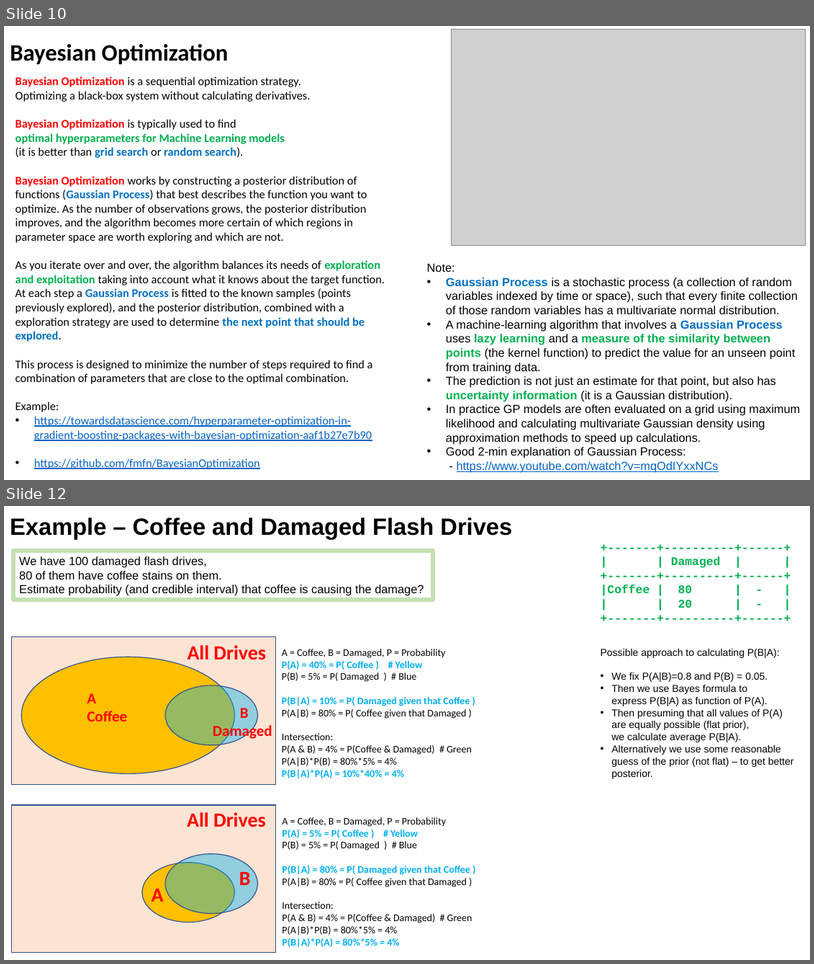
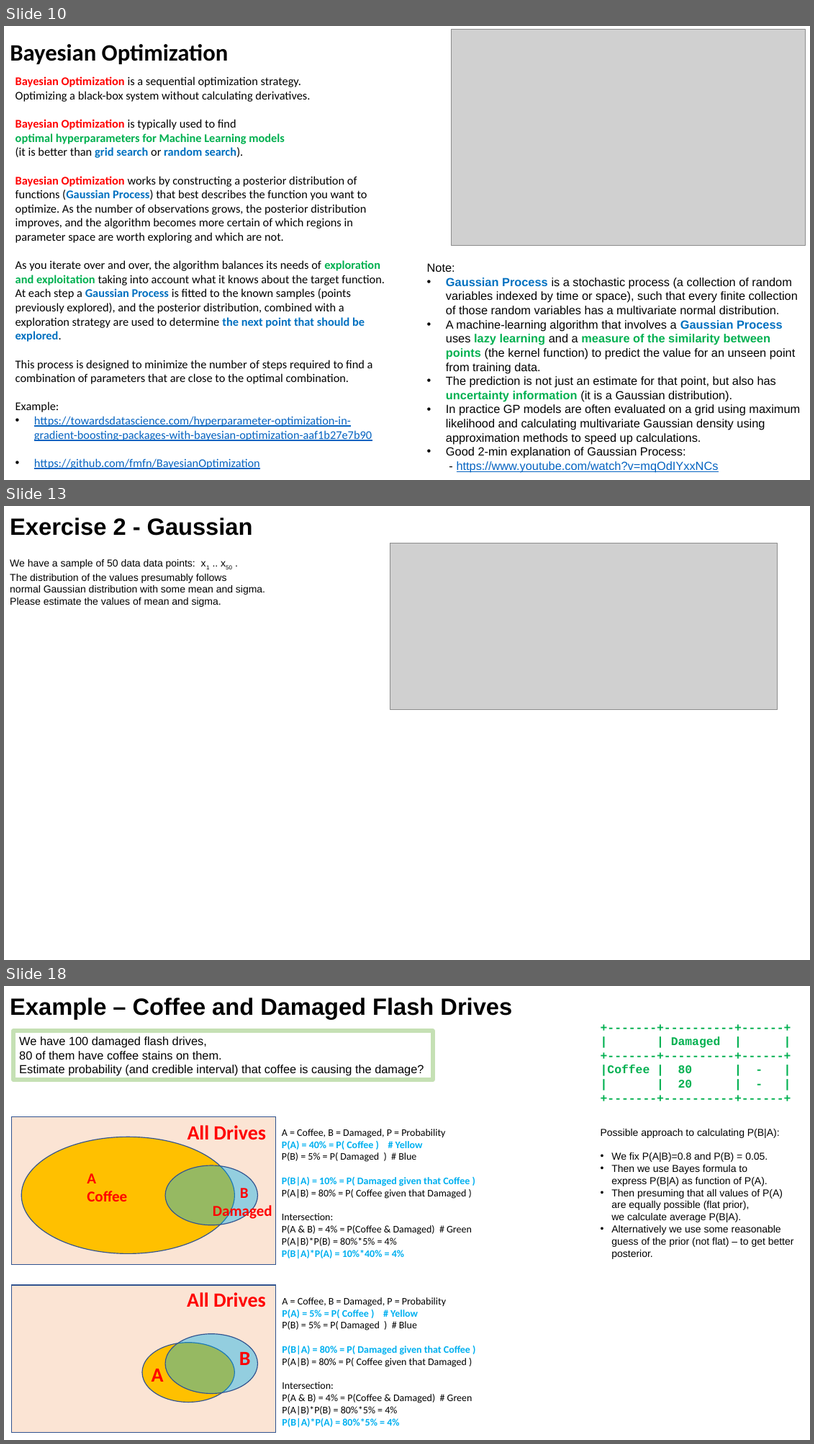
Before and after one commit to lselector/ml_ai_doc, a slide deck: statistics_08_Bayes_Bayesian.pptx. Shown one above the other, each under a label of ours: slides 10 and 12 before the commit, slides 10, 13 and 18 after it; the slides between them are not shown. The pictures are 814x964 and 814x1444 pixels, drawn with LibreOffice and Linux fonts; fonts in the diff are those of the drawing; grey boxes stand for pictures. Boxes give left, top, right and bottom in pixels: in the first picture for what was removed or moved away, otherwise in the second. Text is boxed around its words. In the diff, an @@ line names an element or a change of style, - is before the commit and + after.

```diff
--- a/statistics_08_Bayes_Bayesian.pptx
+++ b/statistics_08_Bayes_Bayesian.pptx
@@ slide 13 added at (x1=4, y1=506, x2=810, y2=960), background #FFFFFF @@
@@ text added at (x1=10, y1=518, x2=253, y2=536), 28 pt, text #000000, bold @@
+Exercise 2 - Gaussian
@@ picture added at (x1=391, y1=543, x2=778, y2=709) @@
@@ text added at (x1=10, y1=559, x2=265, y2=607), 12 pt, text #000000 @@
+We have a sample of 50 data data points: x1 .. x50 .
+The distribution of the values presumably follows
+normal Gaussian distribution with some mean and sigma.
+Please estimate the values of mean and sigma.
@@ what was slide 12 is now slide 18 @@
```
Also in this commit, not shown: 3 slides changed, 5 other slides added, 2 other files.
